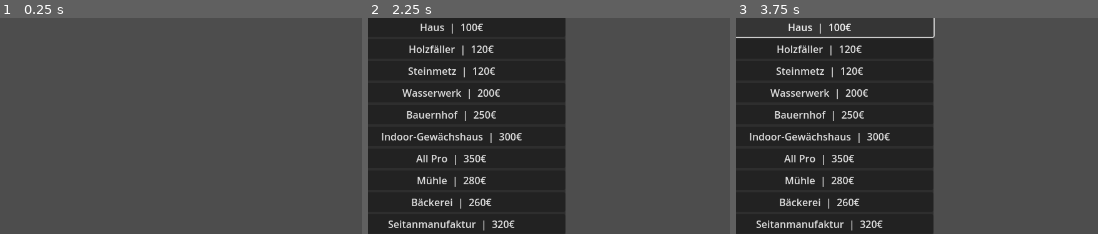
Above: before the commit, frames 1-3 (left to right).
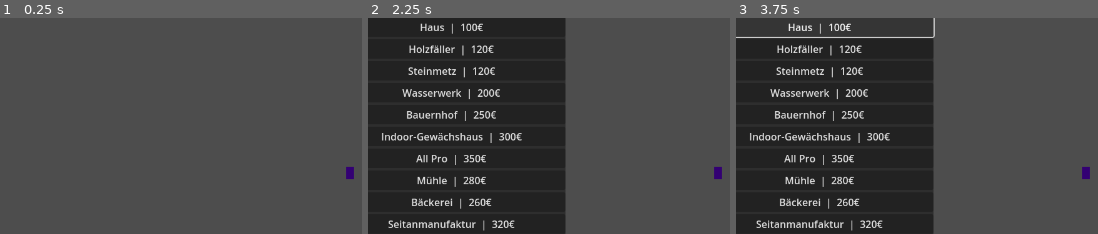
Above: after the commit, the same moments.

Repository: leonardwolf23-bot/vegangame
Game: Godot game, scene res://scenes/main.tscn
Two runs of this game, one before a commit and one after it. Both use one fixed random seed, a clock stepped at 60 frames per second and the inputs below.
Inputs (mouse positions are % of the whole screen's width and height, from its top left):
- Up to frame 1 (0.25 s): no input
- Up to frame 2 (2.25 s): click "Bauen" at 0.5 s; click "Schließen" at 1.25 s; tap Enter at 2 s; move the mouse to (79, 46) at 2.02 s; hold D from 2.03 s (still down); tap 1 at 2.1 s; click (79, 46) at 2.17 s
- Up to frame 3 (3.75 s): release D at 2.75 s; click "Straße [4×4] | 15€" at 2.75 s; click "Haus | 100€" at 3.5 s
The pictures show only the part of the screen within x 5-55%, y 13-63%; the shares and areas given below are measured in that part.

The runs differ from the first frame. In frame 1, 0.1% of the frame differs, in the area x 95-98%, y 68-75%; in frame 2, 0.1%; in frame 3, 0.1%.

Commit message:
Integrate player with proper GridManager wiring
Add player.gd and player.tscn to the repo. Main now assigns the grid
manager after tile layers are ready, which fixes invalid calls to
tile_to_walk_world when _grid was still null. Player waits for layers
and uses a safe tile position helper.

Co-authored-by: leonardwolf23-bot <leonardwolf23-bot@users.noreply.github.com>

Diff:
--- a/scenes/main.tscn
+++ b/scenes/main.tscn
@@ -6,6 +6,7 @@
 [ext_resource type="Script" path="res://scripts/building_placer.gd" id="4_placer"]
 [ext_resource type="PackedScene" path="res://scenes/build_menu.tscn" id="5_ui"]
 [ext_resource type="Script" path="res://scripts/citizen_manager.gd" id="6_citizens"]
+[ext_resource type="PackedScene" path="res://scenes/player.tscn" id="7_player"]
 
 [node name="Main" type="Node2D"]
 script = ExtResource("1_main")
@@ -29,6 +30,8 @@
 [node name="BuildingLayer" type="TileMapLayer" parent="World"]
 y_sort_enabled = true
 
+[node name="Player" parent="World" instance=ExtResource("7_player")]
+
 [node name="CitizenManager" type="Node" parent="World"]
 script = ExtResource("6_citizens")
 grid_manager_path = NodePath("../../GridManager")
--- /dev/null
+++ b/scenes/player.tscn
@@ -0,0 +1,17 @@
+[gd_scene load_steps=3 format=3 uid="uid://player_scene"]
+
+[ext_resource type="Script" path="res://scripts/player.gd" id="1_player"]
+
+[sub_resource type="PlaceholderTexture2D" id="PlaceholderTexture2D_player"]
+size = Vector2(12, 20)
+
+[node name="Player" type="Node2D"]
+y_sort_enabled = true
+script = ExtResource("1_player")
+
+[node name="AnimatedSprite2D" type="AnimatedSprite2D" parent="."]
+texture_filter = 0
+
+[node name="Placeholder" type="Sprite2D" parent="."]
+modulate = Color(0.2, 0.85, 0.45, 1)
+texture = SubResource("PlaceholderTexture2D_player")
--- a/scripts/camera_controller.gd
+++ b/scripts/camera_controller.gd
@@ -1,6 +1,5 @@
 extends Camera2D
-## Einfache Kamera-Steuerung für den City Builder.
-## An deine bestehende Camera2D hängen.
+## Kamera: folgt dem Spieler oder manuelles Schwenken/Zoom.
 
 
 @export var pan_speed: float = 500.0
@@ -8,9 +7,19 @@
 @export var zoom_max: float = 2.0
 @export var zoom_step: float = 0.1
 @export var drag_pan_enabled: bool = true
+@export var follow_smoothing: float = 8.0
 
+var follow_target: Node2D
 var _is_dragging: bool = false
 var _drag_start: Vector2 = Vector2.ZERO
+var _manual_offset: Vector2 = Vector2.ZERO
+
+
+func set_follow_target(target: Node2D) -> void:
+	follow_target = target
+	_manual_offset = Vector2.ZERO
+	if follow_target:
+		global_position = follow_target.global_position
 
 
 func _unhandled_input(event: InputEvent) -> void:
@@ -33,13 +42,16 @@
 func _input(event: InputEvent) -> void:
 	if not _is_dragging or not event is InputEventMouseMotion:
 		return
-	# Kamera in entgegengesetzte Richtung der Mausbewegung schieben
-	position -= (event.position - _drag_start) / zoom
+	_manual_offset -= (event.position - _drag_start) / zoom
 	_drag_start = event.position
 
 
 func _process(delta: float) -> void:
-	# WASD + Pfeiltasten → Kamera bewegen (ohne Input Map nötig)
+	if follow_target and is_instance_valid(follow_target):
+		var target_pos := follow_target.global_position + _manual_offset
+		global_position = global_position.lerp(target_pos, follow_smoothing * delta)
+		return
+
 	var direction := Vector2.ZERO
 	if Input.is_physical_key_pressed(KEY_A) or Input.is_physical_key_pressed(KEY_LEFT):
 		direction.x -= 1.0
--- a/scripts/main.gd
+++ b/scripts/main.gd
@@ -9,6 +9,8 @@
 @export var ground_layer_path: NodePath = NodePath("World/GroundLayer")
 @export var building_layer_path: NodePath = NodePath("World/BuildingLayer")
 @export var grid_manager_path: NodePath = NodePath("GridManager")
+@export var player_path: NodePath = NodePath("World/Player")
+@export var camera_path: NodePath = NodePath("Camera2D")
 
 
 func _ready() -> void:
@@ -27,3 +29,11 @@
 
 	grid_manager.ground_layer = ground
 	grid_manager.building_layer = buildings
+
+	var player := get_node_or_null(player_path) as Node2D
+	if player and player.has_method("set_grid_manager"):
+		player.set_grid_manager(grid_manager)
+
+	var camera := get_node_or_null(camera_path) as Camera2D
+	if camera and camera.has_method("set_follow_target") and player:
+		camera.set_follow_target(player)
--- /dev/null
+++ b/scripts/player.gd
@@ -0,0 +1,223 @@
+extends Node2D
+## Spieler: Point-and-Click auf dem isometrischen Tile-Grid.
+
+
+const ARRIVE_DISTANCE: float = 2.0
+
+@export var walk_speed: float = 120.0
+@export var grid_manager_path: NodePath = NodePath("../../GridManager")
+@export var building_placer_path: NodePath = NodePath("../../BuildingPlacer")
+@export var anim_node_path: NodePath = ^"AnimatedSprite2D"
+@export var idle_anim: StringName = &"idle"
+@export var walk_anim: StringName = &"walk"
+## Nur Optik — verschiebt Sprite/Label, nicht die Grid-Logik.
+@export var visual_offset: Vector2 = Vector2(-16, -16)
+@export var debug_clicks: bool = false
+
+var _grid: GridManager
+var _placer: Node2D
+var _anim: AnimatedSprite2D
+var _current_tile: Vector2i = Vector2i.ZERO
+var _path_waypoints: Array[Vector2] = []
+var _path_tiles: Array[Vector2i] = []
+var _path_from_tile: Vector2i = Vector2i.ZERO
+var _waypoint_index: int = 0
+var _current_walk_anim: StringName = &""
+
+
+func _ready() -> void:
+	_placer = get_node_or_null(building_placer_path) as Node2D
+	_anim = get_node_or_null(anim_node_path) as AnimatedSprite2D
+	_apply_visual_offset()
+	if _anim and _anim.sprite_frames:
+		_play_idle()
+	if not _grid:
+		_grid = get_node_or_null(grid_manager_path) as GridManager
+	await _wait_for_grid()
+	_snap_to_nearest_tile()
+
+
+func set_grid_manager(grid: GridManager) -> void:
+	_grid = grid
+	call_deferred("_snap_to_nearest_tile")
+
+
+func _wait_for_grid(max_frames: int = 30) -> void:
+	for _i in max_frames:
+		if _grid and _grid_is_ready():
+			return
+		if not _grid:
+			_grid = get_node_or_null(grid_manager_path) as GridManager
+		await get_tree().process_frame
+
+
+func _grid_is_ready() -> bool:
+	if not _grid:
+		return false
+	return _grid.ground_layer != null or _grid.building_layer != null
+
+
+func _unhandled_input(event: InputEvent) -> void:
+	if not _grid or not _grid_is_ready():
+		return
+	if _is_build_mode_active():
+		return
+	if not event is InputEventMouseButton or not event.pressed:
+		return
+	if event.button_index != MOUSE_BUTTON_LEFT:
+		return
+
+	_move_to_tile(_grid.world_to_tile_from_mouse())
+	get_viewport().set_input_as_handled()
+
+
+func _process(delta: float) -> void:
+	_update_draw_order()
+	if _path_waypoints.is_empty():
+		return
+	_walk_path(delta)
+
+
+func _is_build_mode_active() -> bool:
+	return _placer != null and _placer.has_method("is_build_mode_active") and _placer.is_build_mode_active()
+
+
+func _move_to_tile(to_tile: Vector2i) -> void:
+	if not _grid:
+		return
+	if to_tile == _current_tile and _path_waypoints.is_empty():
+		return
+
+	if debug_clicks:
+		print("Player Klick → Tile %s, Welt %s" % [to_tile, _tile_to_walk_pos(to_tile)])
+
+	_path_waypoints.clear()
+	_path_tiles.clear()
+	_waypoint_index = 0
+	_current_walk_anim = &""
+	_path_from_tile = _current_tile
+
+	_path_tiles = _grid.find_player_path_to_near(_current_tile, to_tile)
+	for tile in _path_tiles:
+		_path_waypoints.append(_tile_to_walk_pos(tile))
+
+	if _path_waypoints.is_empty():
+		_play_idle()
+
+
+func _walk_path(delta: float) -> void:
+	if _waypoint_index >= _path_waypoints.size():
+		_finish_path()
+		return
+
+	var target: Vector2 = _path_waypoints[_waypoint_index]
+	var offset := target - global_position
+	var move_dist := walk_speed * delta
+
+	if offset.length() <= maxf(move_dist, ARRIVE_DISTANCE):
+		global_position = target
+		_current_tile = _path_tiles[_waypoint_index]
+		_waypoint_index += 1
+		if _waypoint_index >= _path_waypoints.size():
+			_finish_path()
+			return
+		var next_offset := _path_waypoints[_waypoint_index] - global_position
+		_update_walk_animation(next_offset, _get_step_anim_suffix())
+		return
+
+	global_position += offset.normalized() * move_dist
+	_update_walk_animation(offset, _get_step_anim_suffix())
+
+
+func _finish_path() -> void:
+	_path_waypoints.clear()
+	_path_tiles.clear()
+	_waypoint_index = 0
+	_current_walk_anim = &""
+	_play_idle()
+
+
+func _get_step_anim_suffix() -> StringName:
+	if not _grid:
+		return &"southeast"
+	if _waypoint_index < _path_tiles.size():
+		var to_tile := _path_tiles[_waypoint_index]
+		var from_tile: Vector2i
+		if _waypoint_index == 0:
+			from_tile = _path_from_tile
+		else:
+			from_tile = _path_tiles[_waypoint_index - 1]
+		return _grid.get_walk_anim_suffix(from_tile, to_tile)
+	if _waypoint_index < _path_waypoints.size():
+		var move_offset := _path_waypoints[_waypoint_index] - global_position
+		if move_offset.length_squared() > 0.01:
+			return _grid.offset_to_walk_suffix(move_offset)
+	return &"southeast"
+
+
+func _snap_to_nearest_tile() -> void:
+	if not _grid or not _grid_is_ready():
+		return
+
+	var tile := _grid.world_to_tile(global_position)
+	if _grid.can_player_walk_on(tile):
+		_current_tile = tile
+		global_position = _tile_to_walk_pos(tile)
+		return
+
+	for radius in range(1, 12):
+		for x in range(-radius, radius + 1):
+			for y in range(-radius, radius + 1):
+				if abs(x) != radius and abs(y) != radius:
+					continue
+				var candidate := tile + Vector2i(x, y)
+				if _grid.can_player_walk_on(candidate):
+					_current_tile = candidate
+					global_position = _tile_to_walk_pos(candidate)
+					return
+
+
+func _tile_to_walk_pos(tile: Vector2i) -> Vector2:
+	if not _grid:
+		return global_position
+	if _grid.has_method("tile_to_walk_world"):
+		return _grid.tile_to_walk_world(tile)
+	if _grid.has_method("tile_to_world"):
+		return _grid.tile_to_world(tile)
+	return global_position
+
+
+func _update_draw_order() -> void:
+	z_index = int(global_position.y)
+
+
+func _update_walk_animation(move_offset: Vector2, iso_suffix: StringName) -> void:
+	if not _anim or not _anim.sprite_frames:
+		return
+	if move_offset.length_squared() < 0.01:
+		_play_idle()
+		return
+
+	var anim_name := StringName("%s_%s" % [walk_anim, iso_suffix])
+	if _anim.sprite_frames.has_animation(anim_name):
+		if _current_walk_anim != anim_name:
+			_current_walk_anim = anim_name
+			_anim.play(anim_name)
+	elif _anim.sprite_frames.has_animation(walk_anim):
+		if _current_walk_anim != walk_anim:
+			_current_walk_anim = walk_anim
+			_anim.play(walk_anim)
+
+
+func _apply_visual_offset() -> void:
+	for child in get_children():
+		if child is CanvasItem and child != self:
+			child.position = visual_offset
+
+
+func _play_idle() -> void:
+	if not _anim or not _anim.sprite_frames:
+		return
+	if _anim.sprite_frames.has_animation(idle_anim):
+		if _anim.animation != idle_anim:
+			_anim.play(idle_anim)
Not shown: 1 places in scenes/main.tscn that only renumber resources
